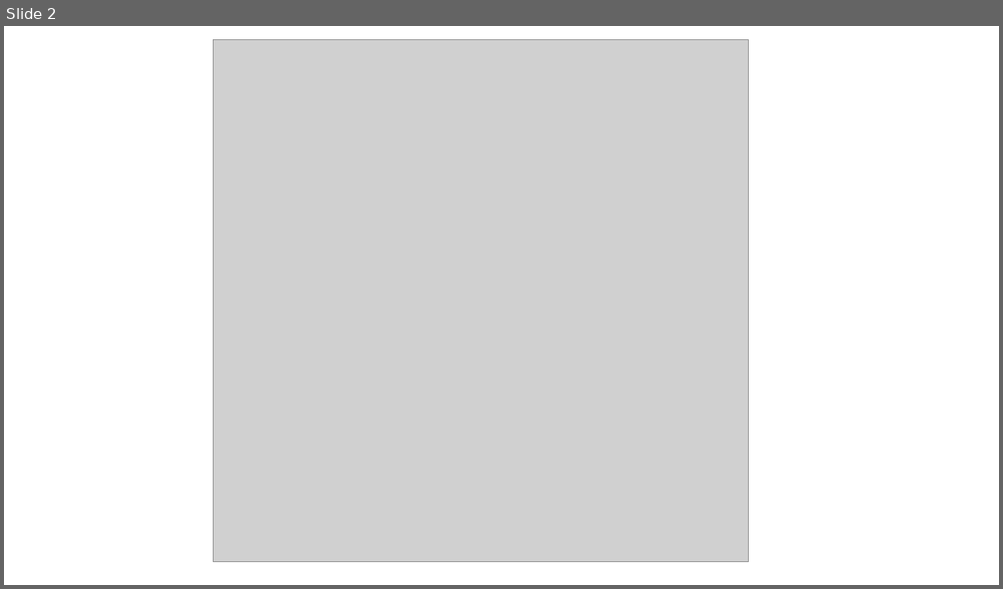
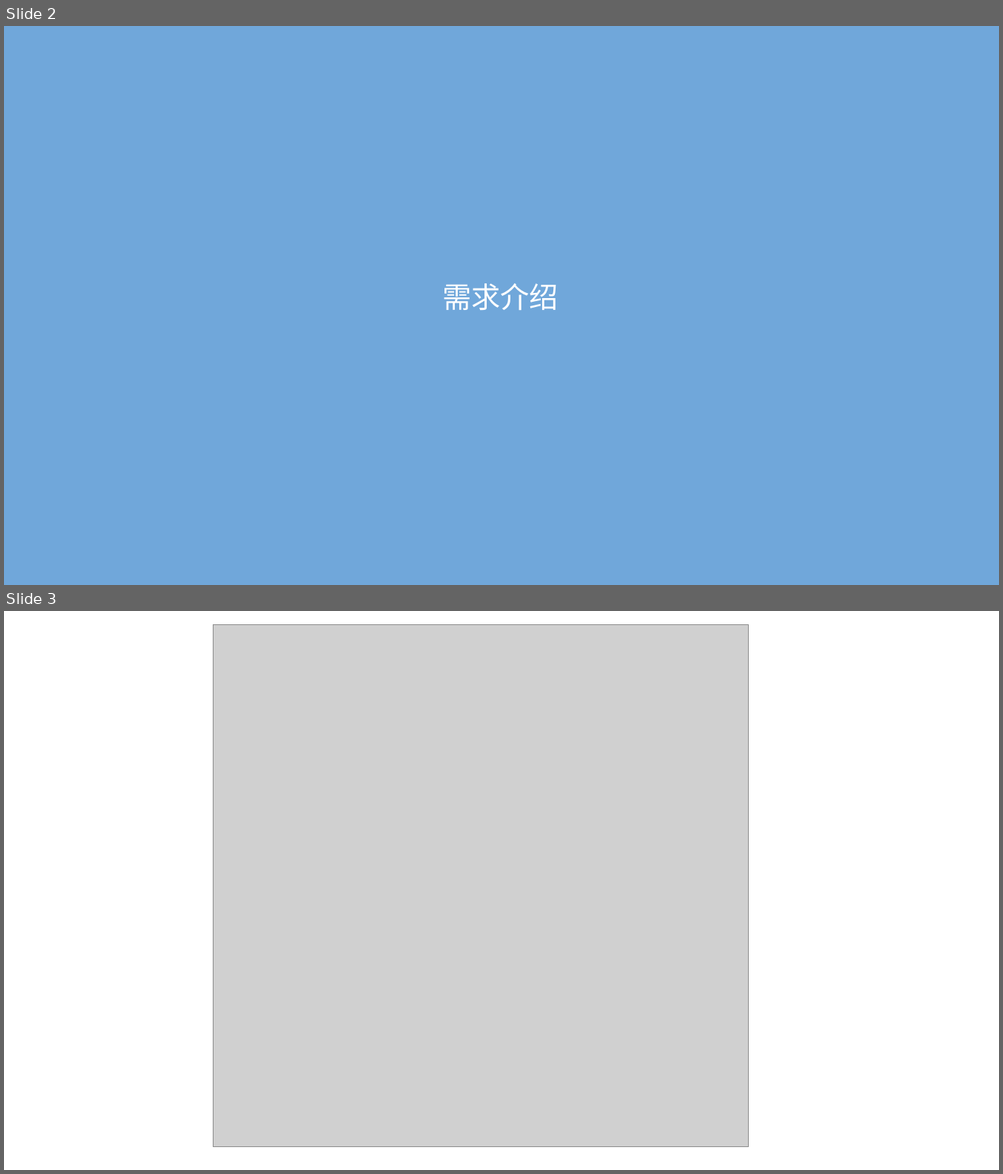
Before and after one commit to gitxiaowen/Docs, a slide deck: 类图迭代.pptx. Shown one above the other, each under a label of ours: slide 2 before the commit, slides 2 and 3 after it. The pictures are 1003x589 and 1003x1174 pixels, drawn with LibreOffice and Linux fonts; fonts in the diff are those of the drawing; grey boxes stand for pictures. Boxes give left, top, right and bottom in pixels: in the first picture for what was removed or moved away, otherwise in the second. Text is boxed around its words. In the diff, an @@ line names an element or a change of style, - is before the commit and + after.

```diff
--- a/类图迭代.pptx
+++ b/类图迭代.pptx
@@ slide 2 added at box(4, 26, 999, 585), background #5B9BD5 at 87% opacity @@
@@ text added at box(442, 284, 558, 310), 28 pt, text #FFFFFF @@
+需求介绍
@@ what was slide 2 is now slide 3 @@
```
Also in this commit, not shown: 4 slides changed, 3 other slides added, 1 slide removed, 3 other files.
